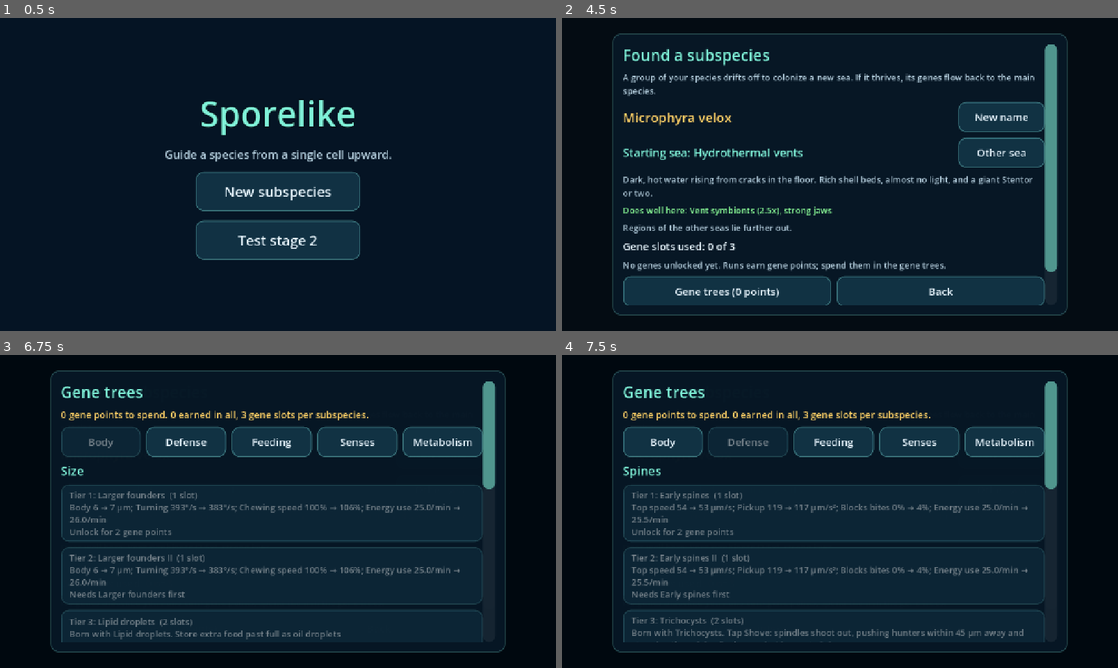
Above: before the commit, frames 1-4 (two rows, left to right).
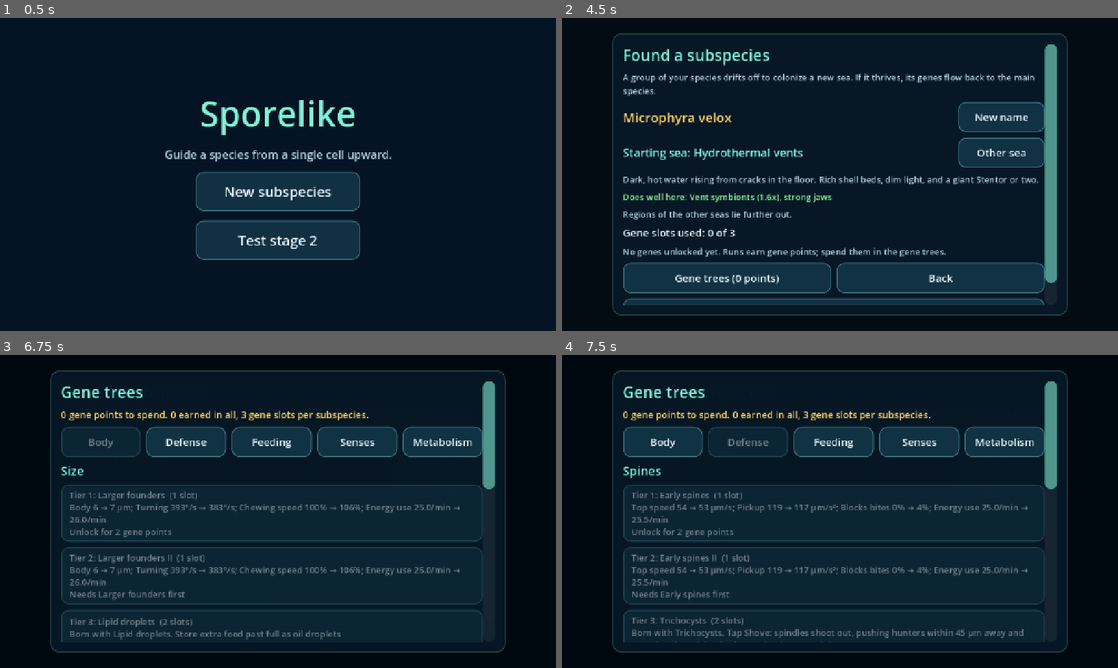
Above: after the commit, the same moments.

Repository: drag0nblad3/Sporelike-
Game: Godot game, scene res://scenes/main.tscn
The game is run twice, just before and just after one commit, with the same random seed, the same clock (stepped at 60 frames per second) and the same inputs.
Inputs:
- Up to frame 1 (0.5 s): no input
- Up to frame 2 (4.5 s): click "New subspecies" at 0.5 s; click "New name" at 1.25 s; click "New name" at 2 s; click "Begin the run" at 2.75 s; click "Begin the run" at 3.5 s; click "Other sea" at 4.25 s
- Up to frame 3 (6.75 s): click "Begin the run" at 5 s; click "Begin the run" at 5.75 s; click "Gene trees (0 points)" at 6.5 s
- Up to frame 4 (7.5 s): click "Defense" at 7.25 s

Frame 1 is identical in both runs. In frame 2, 8.3% of the frame differs, in the area x 11-89%, y 50-92%; in frame 3, less than 0.1%; in frame 4, less than 0.1%.

Commit message:
Soften sea region biases and make hunters a bit more dangerous
Seas: sunlight and vent multipliers 2.5x -> 1.6x (and their weak side
less weak), food mixes, food amounts and currents pulled toward the
coastal shelf, per-sea hunter numbers closer to the defaults.
Hunters: +1 Didinium, slightly faster and keener chasers and swarms,
2.0 s bite cooldown (was 2.5), longer and quicker Heliozoa strikes,
stronger Stentor pull, and hunter lineages evolve more readily.

Co-Authored-By: Claude Opus 5.5 <noreply@anthropic.com>
Claude-Session: https://claude.ai/code/session_01LRZhx3Lou75N1GTQPvGG3z

Diff:
--- a/scripts/core/hunter_kind.gd
+++ b/scripts/core/hunter_kind.gd
@@ -12,12 +12,12 @@
 ## id -> plural name, how many swim at once, body radius, share of that
 ## radius prey must be under to be swallowed, body tint, and genome traits.
 const KINDS := {
-	CHASER: ["Didinia", 4, 1.2, 0.85, Color(1.0, 0.3, 0.25, 0.7),
-		{"size": 1.0, "speed": 0.45, "agility": 0.3, "sense": 0.55, "jaw": 1.0}],
+	CHASER: ["Didinia", 5, 1.2, 0.85, Color(1.0, 0.3, 0.25, 0.7),
+		{"size": 1.0, "speed": 0.5, "agility": 0.35, "sense": 0.62, "jaw": 1.0}],
 	AMBUSHER: ["Heliozoa", 3, 1.0, 0.95, Color(0.62, 0.2, 0.22, 0.55),
-		{"size": 0.8, "speed": 0.2, "agility": 0.2, "sense": 0.6, "jaw": 0.6}],
+		{"size": 0.8, "speed": 0.2, "agility": 0.25, "sense": 0.66, "jaw": 0.6}],
 	PACK: ["Swarm dinoflagellates", 3, 0.8, 0.85, Color(1.0, 0.5, 0.55, 0.75),
-		{"size": 0.5, "speed": 0.8, "agility": 0.75, "sense": 0.5, "jaw": 0.5}],
+		{"size": 0.5, "speed": 0.85, "agility": 0.8, "sense": 0.56, "jaw": 0.5}],
 	FILTER: ["Stentors", 1, 2.2, 0.45, Color(0.8, 0.25, 0.6, 0.6),
 		{"size": 1.0, "speed": 0.1, "agility": 0.1, "sense": 0.3, "jaw": 0.0}],
 }
--- a/scripts/core/hunter_lineage.gd
+++ b/scripts/core/hunter_lineage.gd
@@ -5,9 +5,9 @@
 ## of their own upgrades, which every hunter shares.
 
 ## Fewer catches than this per hunter in a generation counts as hungry.
-const HUNGRY_BELOW := 1.0
+const HUNGRY_BELOW := 1.5
 ## Chance a hungry generation brings an upgrade, so they evolve slowly.
-const EVOLVE_CHANCE := 0.5
+const EVOLVE_CHANCE := 0.65
 ## id -> [label, effect per level, max level]
 const UPGRADES := {
 	"lunge": ["Lunge flagella", "+10% top speed", 3],
--- a/scripts/core/sea.gd
+++ b/scripts/core/sea.gd
@@ -88,13 +88,13 @@
 	s.title = "Sunlit lagoon"
 	s.blurb = "Warm, shallow and bright. Algae meadows everywhere, still water, " \
 		+ "and Heliozoa lying in wait among the food."
-	s.favors = "Chloroplasts (2.5x sunlight), grazers"
-	s.cutoffs = [0.25, 0.5, 0.62]
-	s.light = 2.5
-	s.vents = 0.5
-	s.current_chance = 0.25
-	s.current_speed = 0.6
-	s.hunters = {HunterKind.AMBUSHER: 5, HunterKind.CHASER: 3}
+	s.favors = "Chloroplasts (1.6x sunlight), grazers"
+	s.cutoffs = [0.05, 0.4, 0.6]
+	s.light = 1.6
+	s.vents = 0.8
+	s.current_chance = 0.35
+	s.current_speed = 0.8
+	s.hunters = {HunterKind.AMBUSHER: 4, HunterKind.CHASER: 4}
 	s.water = Color(0.04, 0.16, 0.17)
 	s.ambient = Color(0.45, 0.75, 0.65)
 	s.sun = Color(1.0, 0.97, 0.85)
@@ -105,16 +105,16 @@
 static func _vents(s: Sea) -> void:
 	s.title = "Hydrothermal vents"
 	s.blurb = "Dark, hot water rising from cracks in the floor. Rich shell beds, " \
-		+ "almost no light, and a giant Stentor or two."
-	s.favors = "Vent symbionts (2.5x), strong jaws"
-	s.cutoffs = [-0.6, -0.3, 0.0]
+		+ "dim light, and a giant Stentor or two."
+	s.favors = "Vent symbionts (1.6x), strong jaws"
+	s.cutoffs = [-0.4, -0.05, 0.25]
 	s.start_kind = "motes"
-	s.light = 0.15
-	s.vents = 2.5
-	s.food = 0.85
-	s.current_chance = 0.6
-	s.current_speed = 1.1
-	s.hunters = {HunterKind.CHASER: 3, HunterKind.FILTER: 2}
+	s.light = 0.6
+	s.vents = 1.6
+	s.food = 0.95
+	s.current_chance = 0.55
+	s.current_speed = 1.05
+	s.hunters = {HunterKind.CHASER: 4, HunterKind.FILTER: 2}
 	s.water = Color(0.06, 0.03, 0.04)
 	s.ambient = Color(0.55, 0.32, 0.25)
 	s.sun = Color(1.0, 0.55, 0.35)
@@ -127,13 +127,13 @@
 	s.blurb = "Cold, nutrient-rich water welling up from below feeds huge plankton " \
 		+ "blooms. Strong currents everywhere, and swarms of dinoflagellates."
 	s.favors = "Speed and agility, catching plankton"
-	s.cutoffs = [-0.35, 0.35, 0.5]
+	s.cutoffs = [-0.3, 0.25, 0.5]
 	s.start_kind = "plankton"
-	s.light = 1.2
-	s.food = 1.15
-	s.current_chance = 0.85
-	s.current_speed = 1.5
-	s.hunters = {HunterKind.PACK: 6, HunterKind.AMBUSHER: 2}
+	s.light = 1.1
+	s.food = 1.05
+	s.current_chance = 0.7
+	s.current_speed = 1.25
+	s.hunters = {HunterKind.PACK: 5, HunterKind.AMBUSHER: 3}
 	s.water = Color(0.03, 0.09, 0.14)
 	s.ambient = Color(0.35, 0.55, 0.75)
 	s.sun = Color(0.85, 0.92, 1.0)
@@ -143,17 +143,17 @@
 static func _deep(s: Sea) -> void:
 	s.title = "Twilight deep"
 	s.blurb = "Cold and dim, far below the sunlit water. Food is scarce and " \
-		+ "often faint, but hunters are few."
+		+ "often faint, but hunters are fewer."
 	s.favors = "Keen senses, Food scent, low upkeep"
-	s.cutoffs = [-0.6, -0.1, 0.55]
+	s.cutoffs = [-0.45, 0.0, 0.5]
 	s.start_kind = "motes"
-	s.gap_below = -0.2
-	s.hidden_above = 0.3
-	s.light = 0.3
-	s.food = 0.8
-	s.current_chance = 0.35
-	s.current_speed = 0.8
-	s.hunters = {HunterKind.CHASER: 3, HunterKind.AMBUSHER: 2, HunterKind.PACK: 0}
+	s.gap_below = -0.28
+	s.hidden_above = 0.4
+	s.light = 0.6
+	s.food = 0.9
+	s.current_chance = 0.4
+	s.current_speed = 0.9
+	s.hunters = {HunterKind.CHASER: 4, HunterKind.AMBUSHER: 2, HunterKind.PACK: 2}
 	s.water = Color(0.01, 0.02, 0.06)
 	s.ambient = Color(0.2, 0.3, 0.55)
 	s.sun = Color(0.5, 0.6, 1.0)
--- a/scripts/creatures/ambush_hunter.gd
+++ b/scripts/creatures/ambush_hunter.gd
@@ -5,8 +5,8 @@
 ## when prey comes within its axopods' reach it lunges. Moves to another
 ## field after a long wait with no catch.
 
-const STRIKE_RANGE := 4.0
-const STRIKE_RECHARGE := 4.0
+const STRIKE_RANGE := 4.5
+const STRIKE_RECHARGE := 3.5
 const RELOCATE_AFTER := 25.0
 ## Food fields further than this are ignored when picking a spot.
 const SEARCH := 30.0
--- a/scripts/creatures/filter_hunter.gd
+++ b/scripts/creatures/filter_hunter.gd
@@ -7,7 +7,7 @@
 
 const VORTEX := 6.0
 ## Drag at the mouth, in units per second, fading to 0 at the vortex edge.
-const PULL := 2.6
+const PULL := 3.0
 
 var _prey_cache: Array[Organism] = []
 var _cache_timer := 0.0
--- a/scripts/creatures/predator.gd
+++ b/scripts/creatures/predator.gd
@@ -6,7 +6,7 @@
 ## and teaches it to avoid prey at least that toxic from then on. Never
 ## starves; instead its kind's HunterLineage evolves when it goes hungry.
 
-const BITE_COOLDOWN := 2.5
+const BITE_COOLDOWN := 2.0
 const STUNG_COOLDOWN := 6.0
 
 var ecosystem: Ecosystem
--- a/scripts/ui/glossary.gd
+++ b/scripts/ui/glossary.gd
@@ -63,11 +63,11 @@
 change colour as you cross into a new one. You choose which kind your \
 subspecies starts in, which also sets how many of each hunter there are. \
 [b]Coastal shelf[/b]: a bit of everything. [b]Sunlit lagoon[/b]: algae, \
-bright light (Chloroplasts 2.5x), still water, more Heliozoa. \
-[b]Hydrothermal vents[/b]: dark shell beds (Vent symbionts 2.5x, light \
-almost none), more Stentors. [b]Upwelling coast[/b]: plankton blooms, \
-strong currents, a big dinoflagellate swarm. [b]Twilight deep[/b]: dim, \
-scarce and faint food, few hunters.
+bright light (Chloroplasts 1.6x), still water, more Heliozoa. \
+[b]Hydrothermal vents[/b]: dim shell beds (Vent symbionts 1.6x, light \
+low), more Stentors. [b]Upwelling coast[/b]: plankton blooms, \
+strong currents, a bigger dinoflagellate swarm. [b]Twilight deep[/b]: dim, \
+scarcer, fainter food, fewer hunters.
 
 [font_size=28][b]Dangers[/b][/font_size]
 [b]Hunters[/b] (red): predatory cells of four kinds. Spines and toxin \
